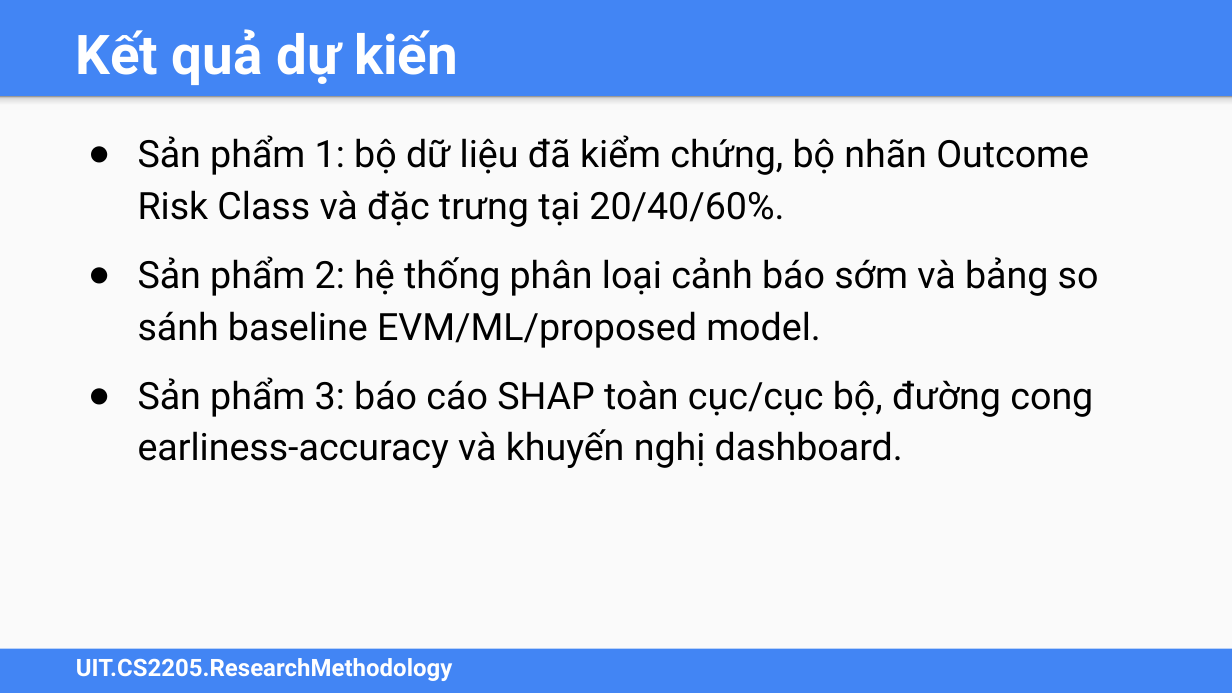
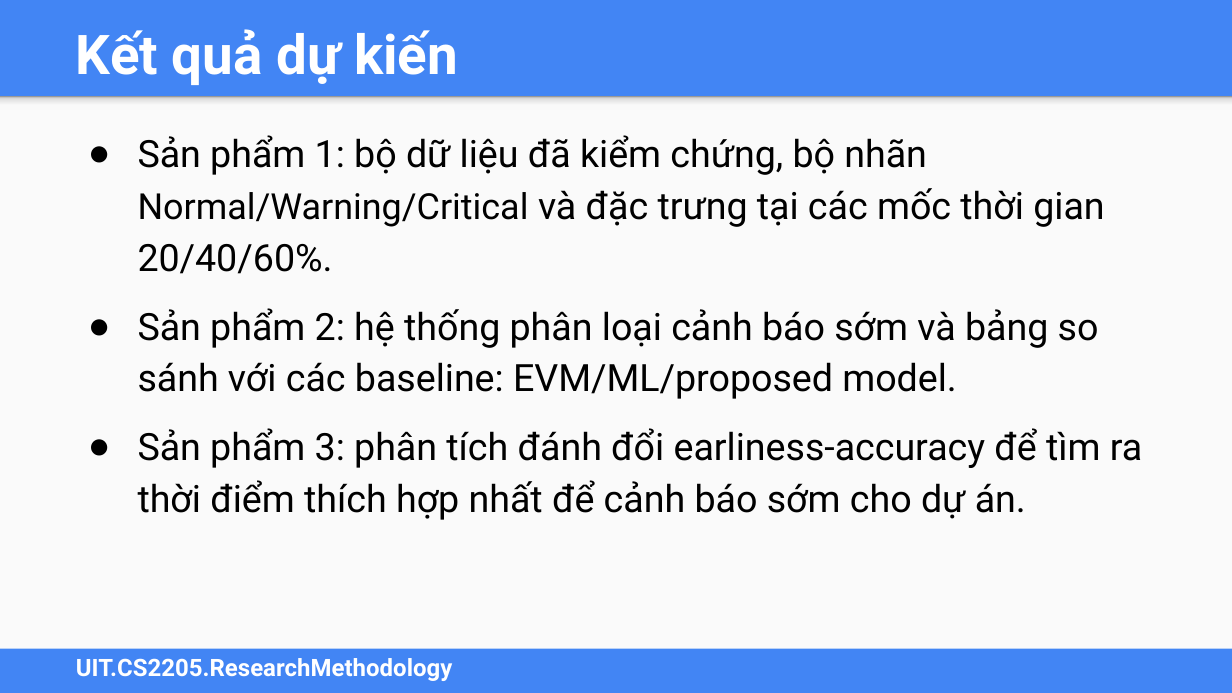
Before and after one commit to sang1833/CS2205.JAN2026, a slide deck: slide 9 of Sang Nguyễn Thanh - CS2205.JAN2026.DeCuong.FinalReport.Slide.pptx (slide 7 before the commit). Drawn at 1232x693 pixels with LibreOffice and Linux fonts; fonts in the diff are those of the drawing. Boxes give left, top, right and bottom in pixels: in the first picture for what was removed or moved away, otherwise in the second. Text is boxed around its words. In the diff, an @@ line names an element or a change of style, - is before the commit and + after.

```diff
--- a/Sang Nguyễn Thanh - CS2205.JAN2026.DeCuong.FinalReport.Slide.pptx
+++ b/Sang Nguyễn Thanh - CS2205.JAN2026.DeCuong.FinalReport.Slide.pptx
@@ text at bbox=[138, 135, 1142, 520]: text changed @@
-● Sản phẩm 1: bộ dữ liệu đã kiểm chứng, bộ nhãn Outcome Risk Class và đặc trưng tại 20/40/60%.
-● Sản phẩm 2: hệ thống phân loại cảnh báo sớm và bảng so sánh baseline EVM/ML/proposed model.
-● Sản phẩm 3: báo cáo SHAP toàn cục/cục bộ, đường cong earliness-accuracy và khuyến nghị dashboard.
+● Sản phẩm 1: bộ dữ liệu đã kiểm chứng, bộ nhãn Normal/Warning/Critical và đặc trưng tại các mốc thời gian 20/40/60%.
+● Sản phẩm 2: hệ thống phân loại cảnh báo sớm và bảng so sánh với các baseline: EVM/ML/proposed model.
+● Sản phẩm 3: phân tích đánh đổi earliness-accuracy để tìm ra thời điểm thích hợp nhất để cảnh báo sớm cho dự án.
```
Also in this commit, not shown: 3 other slides changed, 3 slides added, 1 slide removed, 3 other files.
